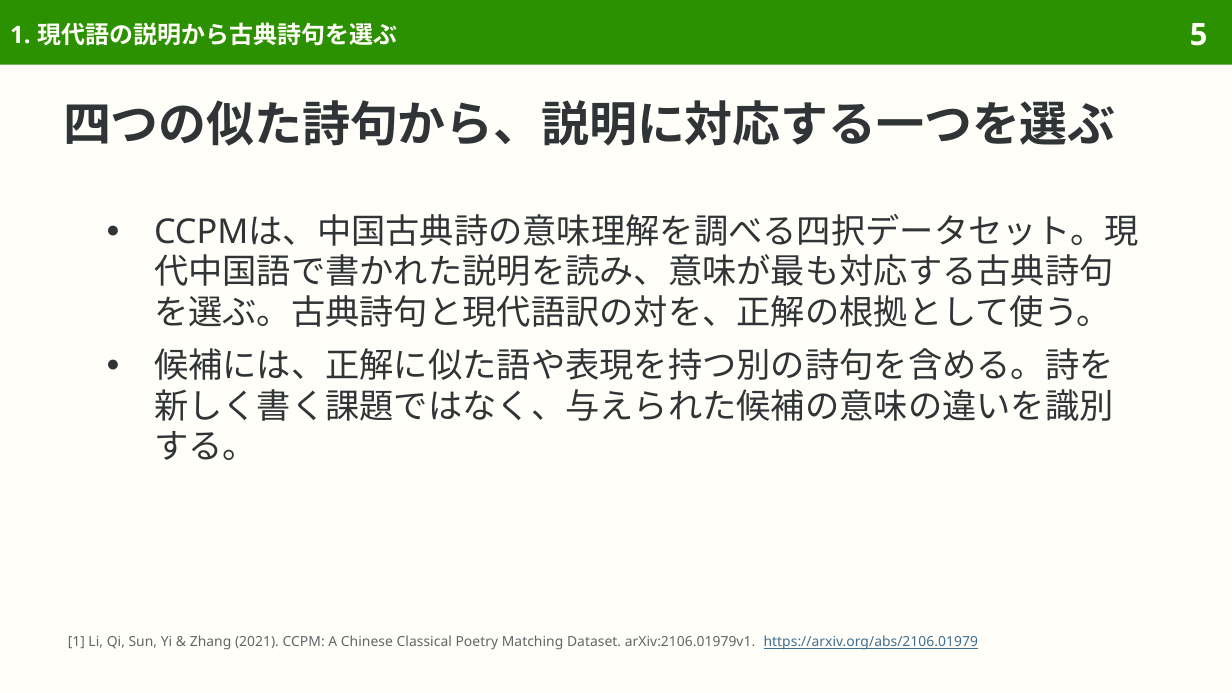
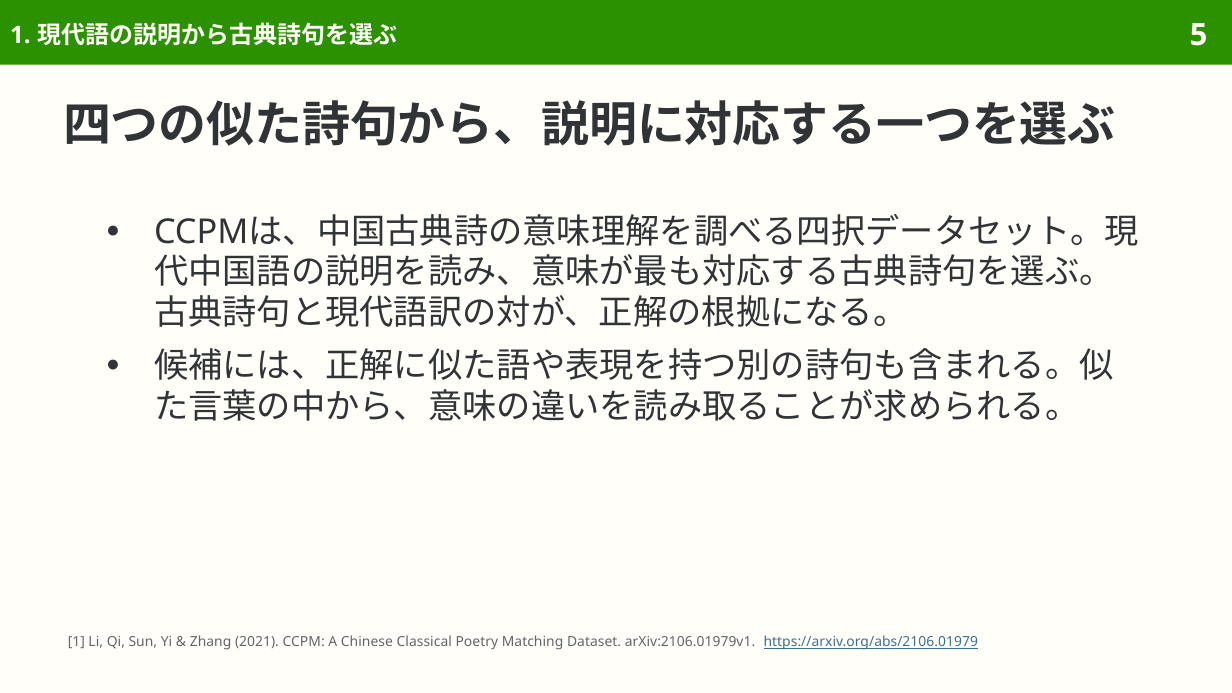
Before and after one commit to sasakiy84/datasets-in-10-minutes, a slide deck: slide 5 of slides/datasets-in-10-minutes-ccpm.pptx. Drawn at 1232x693 pixels with LibreOffice and Linux fonts; fonts in the diff are those of the drawing. Boxes give left, top, right and bottom in pixels: in the first picture for what was removed or moved away, otherwise in the second. Text is boxed around its words. In the diff, an @@ line names an element or a change of style, - is before the commit and + after.

```diff
--- a/slides/datasets-in-10-minutes-ccpm.pptx
+++ b/slides/datasets-in-10-minutes-ccpm.pptx
@@ text at [154, 214, 1139, 421]: text changed @@
-● CCPMは、中国古典詩の意味理解を調べる四択データセット。現代中国語で書かれた説明を読み、意味が最も対応する古典詩句を選ぶ。古典詩句と現代語訳の対を、正解の根拠として使う。
-● 候補には、正解に似た語や表現を持つ別の詩句を含める。詩を新しく書く課題ではなく、与えられた候補の意味の違いを識別する。
+● CCPMは、中国古典詩の意味理解を調べる四択データセット。現代中国語の説明を読み、意味が最も対応する古典詩句を選ぶ。古典詩句と現代語訳の対が、正解の根拠になる。
+● 候補には、正解に似た語や表現を持つ別の詩句も含まれる。似た言葉の中から、意味の違いを読み取ることが求められる。
```
Also in this commit, not shown: 32 other slides changed, 7 slides removed, 33 other files.
